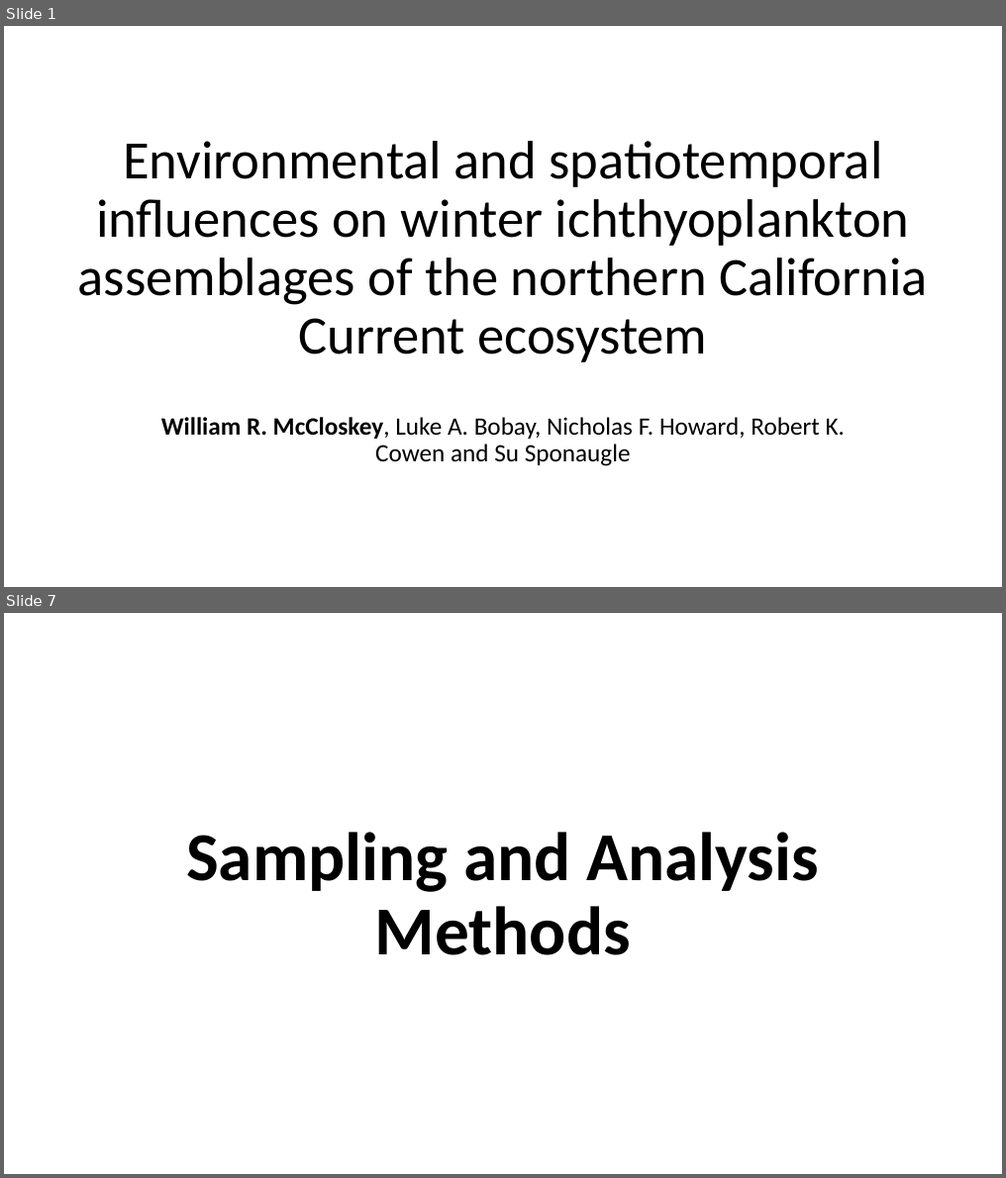
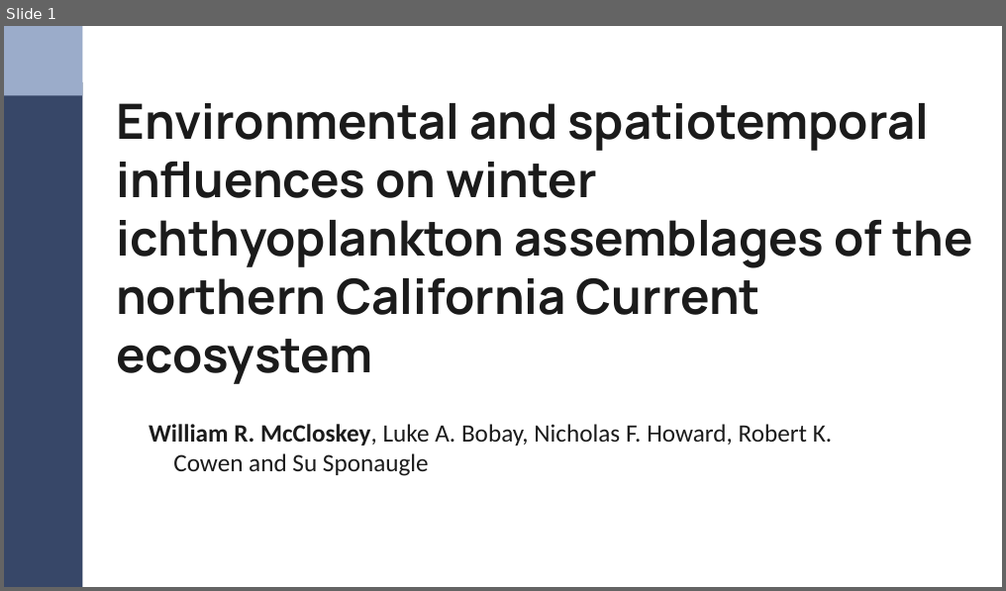
Before and after one commit to LukeABobay/larval-fish-community-analysis, a slide deck: PICES 2026 Presentation.pptx. Shown one above the other, each under a label of ours: slides 1 and 7 before the commit, slide 1 after it; the slides between them are not shown. The pictures are 1006x1178 and 1006x591 pixels, drawn with LibreOffice and Linux fonts; fonts in the diff are those of the drawing. Boxes give left, top, right and bottom in pixels: in the first picture for what was removed or moved away, otherwise in the second. Text is boxed around its words. In the diff, an @@ line names an element or a change of style, - is before the commit and + after.

Commit message:
Revise slides based on Su and Luke's feedback. Add background/template and images. Populate acknowledgements slide with text and logos

```diff
--- a/PICES 2026 Presentation.pptx
+++ b/PICES 2026 Presentation.pptx
@@ slide 7 removed at box(4, 613, 1002, 1174), background #FFFFFF @@
@@ title removed at box(186, 832, 819, 956) @@
-Sampling and Analysis Methods
@@ slide 1 changed as well @@
@@ rectangle added at box(4, 26, 82, 95), fill #9BACCA @@
@@ rectangle added at box(4, 82, 82, 587), fill #374768 @@
@@ title "Environmental and spatiotemporal influences on ...": place and size @@
-title "Environmental and spatiotemporal influences on ..." at box(78, 141, 928, 363)
+title "Environmental and spatiotemporal influences on ..." at box(116, 103, 973, 384)
@@ title "Environmental and spatiotemporal influences on ..." at box(116, 103, 973, 384): size 52 to 46.8 pt, font Calibri to Manrope, text colour #000000 to #1B1B1B, bold on; alignment centre to left; line spacing 0.9 to 1 @@
@@ subtitle "William R. McCloskey, Luke A. ..." at box(149, 424, 832, 476): text colour #000000 to #1B1B1B; alignment centre to left; indent changed; line spacing 0.9 to 1; less space between paragraphs @@
```
Also in this commit, not shown: 15 other slides changed, 3 slides added, 9 other slides removed.
